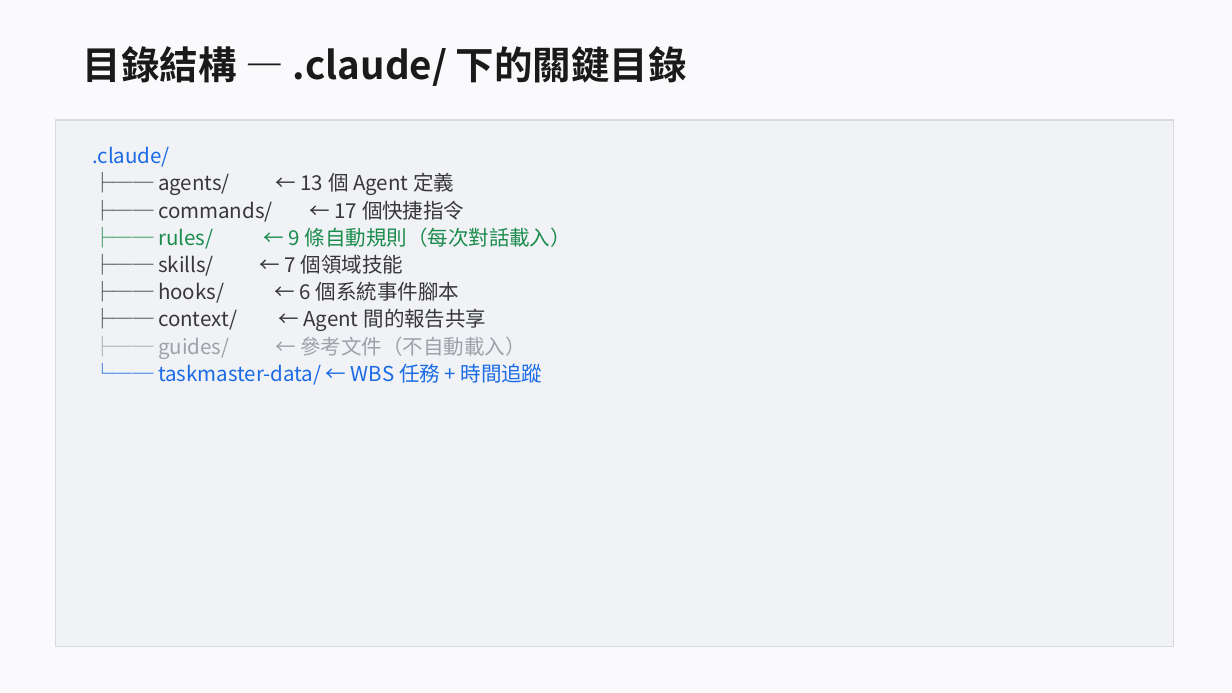
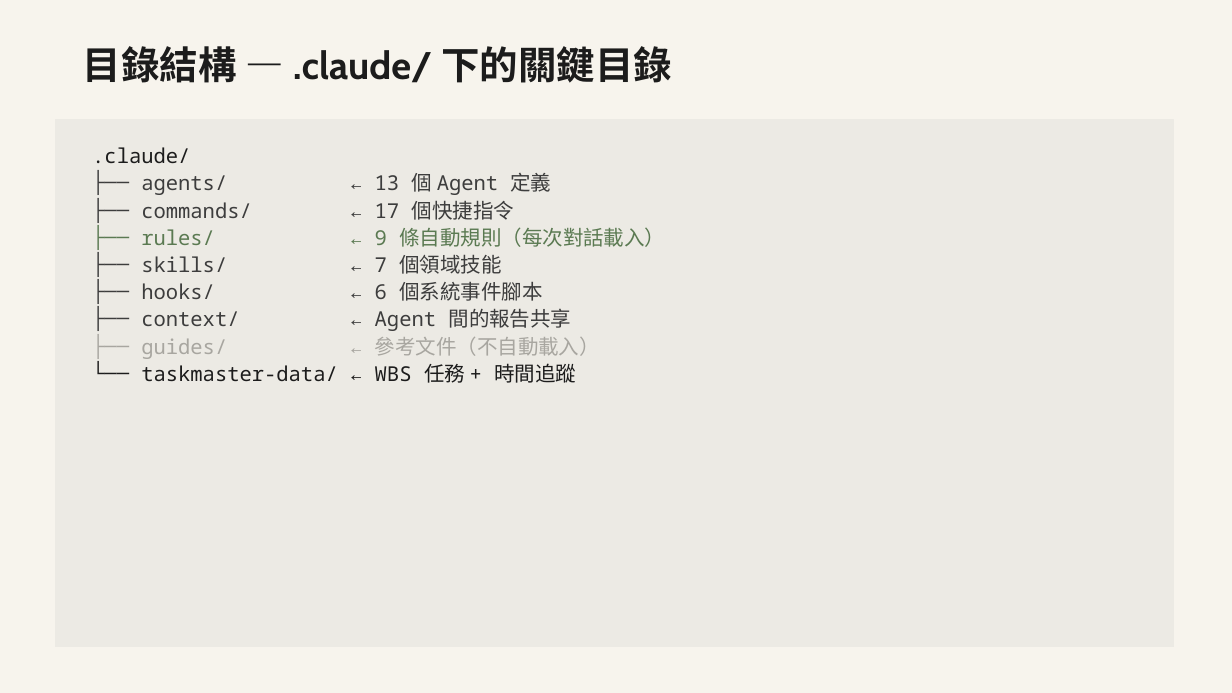
Before and after one commit to bheadwei/claude-GUNDAM-zh-tw, a slide deck: slide 8 of workshop/docs/slides/VibeCoding_Workshop.pptx. Drawn at 1232x693 pixels with LibreOffice and Linux fonts; fonts in the diff are those of the drawing. Boxes give left, top, right and bottom in pixels: in the first picture for what was removed or moved away, otherwise in the second. Text is boxed around its words. In the diff, an @@ line names an element or a change of style, - is before the commit and + after.

Commit message:
style(workshop): PPTX 套用 Lovable 設計風格
- 背景：純白 → Cream #f7f4ed
- 主文字：黑 → Charcoal #1c1c1c
- 強調色：藍 → Charcoal（Lovable 主 CTA 即深色）
- 語意色（綠/黃/紅）改成 Lovable 暖中性去飽和版
- 字體：微軟正黑體 → Segoe UI（Lovable system-ui fallback），CJK 維持微軟正黑體
- 程式碼區塊邊框改用 Light Cream #eceae4

來源：.claude/ui/lovable/DESIGN.md

```diff
--- a/workshop/docs/slides/VibeCoding_Workshop.pptx
+++ b/workshop/docs/slides/VibeCoding_Workshop.pptx
@@ background #FAFAFC to #F7F4ED @@
@@ text "目錄結構 — .claude/ 下的關鍵目錄" at (83, 46, 672, 83): font Noto Sans CJK TC to Cabin, text colour #1A1A1A to #1C1C1C @@
@@ rectangle at (55, 120, 1174, 647): fill #F0F2F5 to #ECEAE4; outline #D8DAE0 1 pt to #ECEAE4 1 pt @@
@@ text ".claude/" at (92, 147, 665, 383): font Noto Sans CJK TC to Noto Sans Mono; text colour #1A6BE5 to #1C1C1C in ".claude/", "└── taskmaster-data/ ← WBS 任務 + 時間追蹤"; text colour #37373C to #3D3D3D in "├── agents/ ← 13 個 Agent 定義", "├── commands/ ← 17 個快捷指令", "├── skills/ ← 7 個領域技能", "├── hooks/ ← 6 個系統事件腳本" and 1 more places; text colour #1B8C4E to #5B7A52 in "├── rules/ ← 9 條自動規則（每次對話載入）"; text colour #A0A0AA to #A8A6A0 in "├── guides/ ← 參考文件（不自動載入）" @@
```
Also in this commit, not shown: 38 other slides changed, 1 other file.
